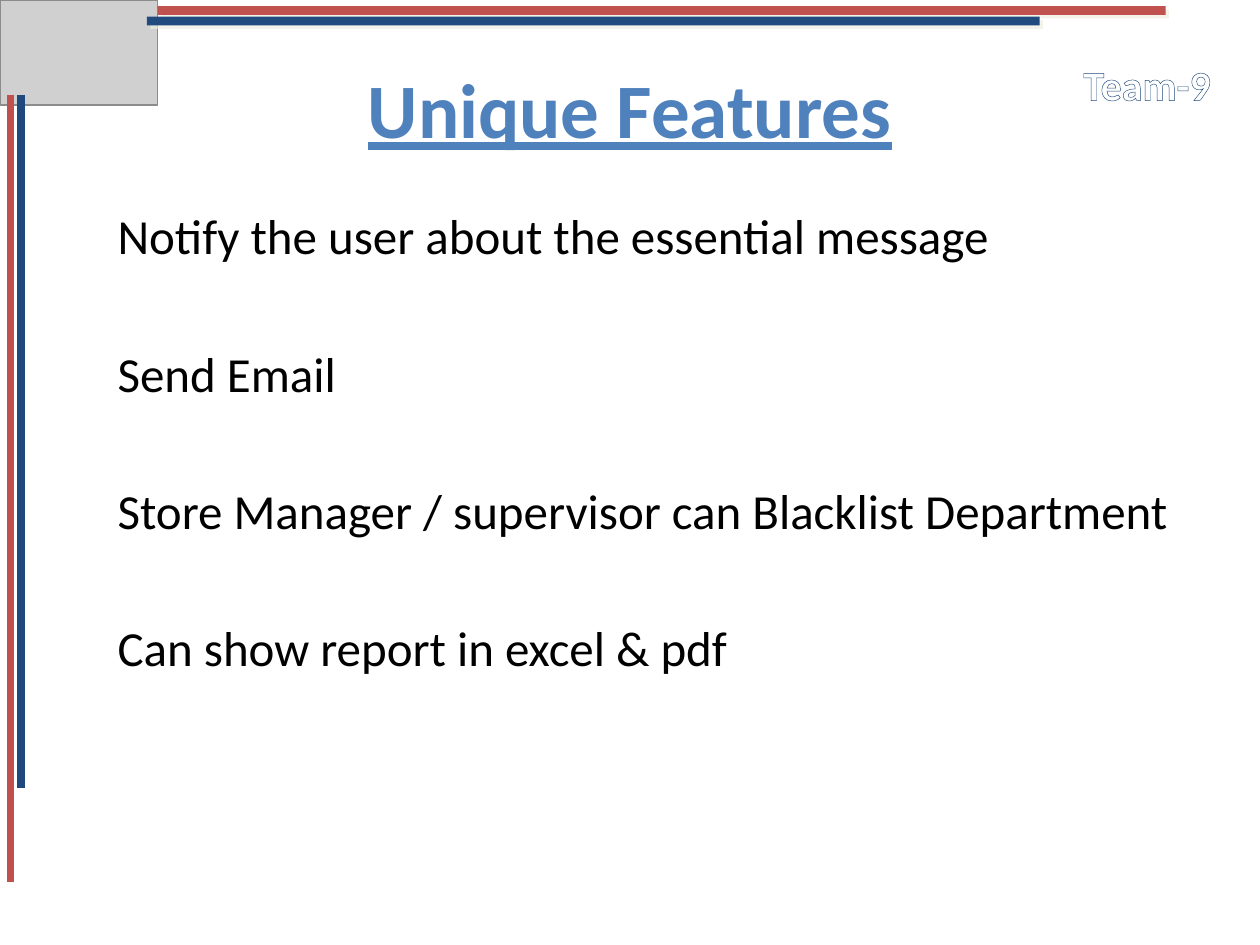
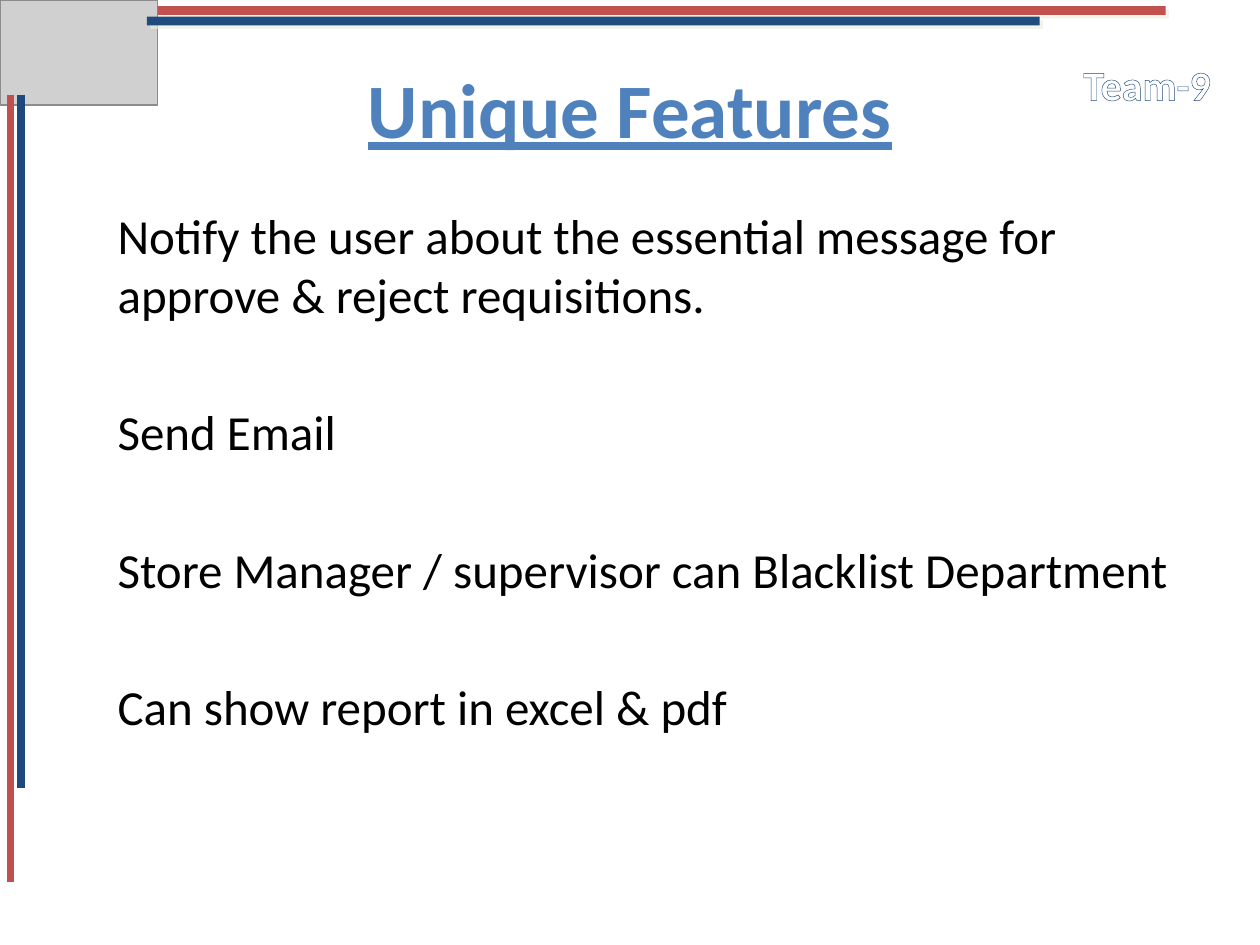
Before and after one commit to Soulrequiem/final-project-whereever-whatever, a slide deck: slide 3 of others/Files/presentation/PresentationSlideADproject.pptx. Drawn at 1260x945 pixels with LibreOffice and Linux fonts; fonts in the diff are those of the drawing; grey boxes stand for pictures. Boxes give left, top, right and bottom in pixels: in the first picture for what was removed or moved away, otherwise in the second. Text is boxed around its words. In the diff, an @@ line names an element or a change of style, - is before the commit and + after.

```diff
--- a/others/Files/presentation/PresentationSlideADproject.pptx
+++ b/others/Files/presentation/PresentationSlideADproject.pptx
@@ subtitle at bbox=[118, 220, 1056, 322]: text changed @@
-Notify the user about the essential message
+Notify the user about the essential message for approve & reject requisitions.
```
Also in this commit, not shown: 2 other slides changed, 1 slide added.
